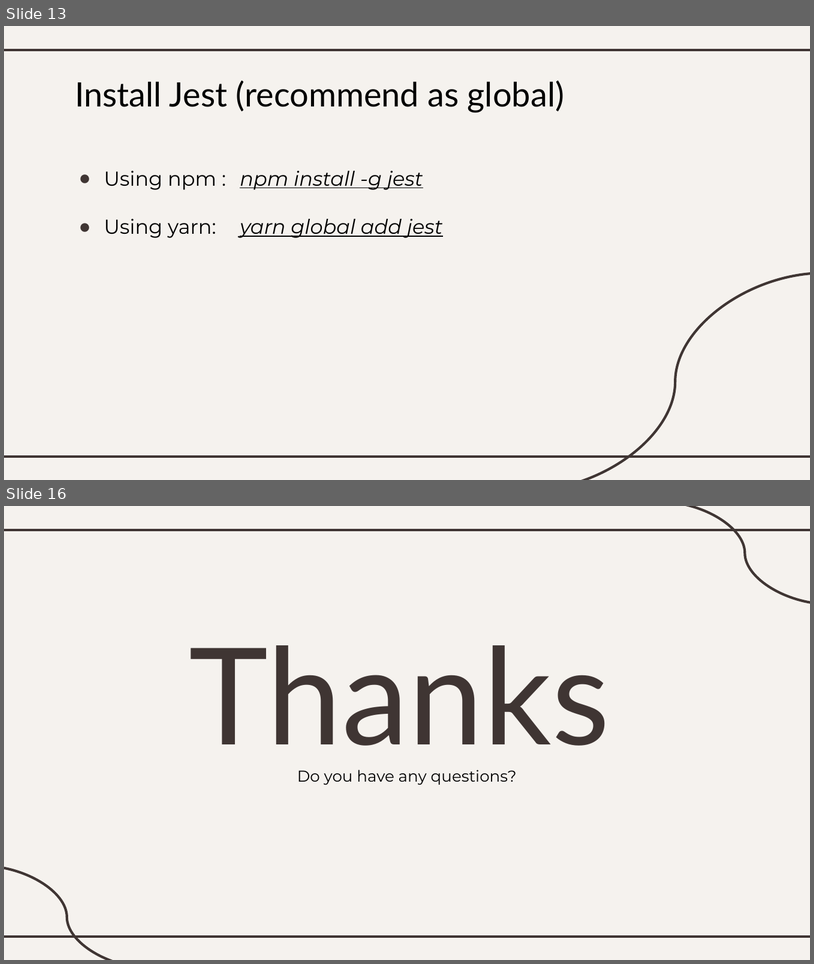
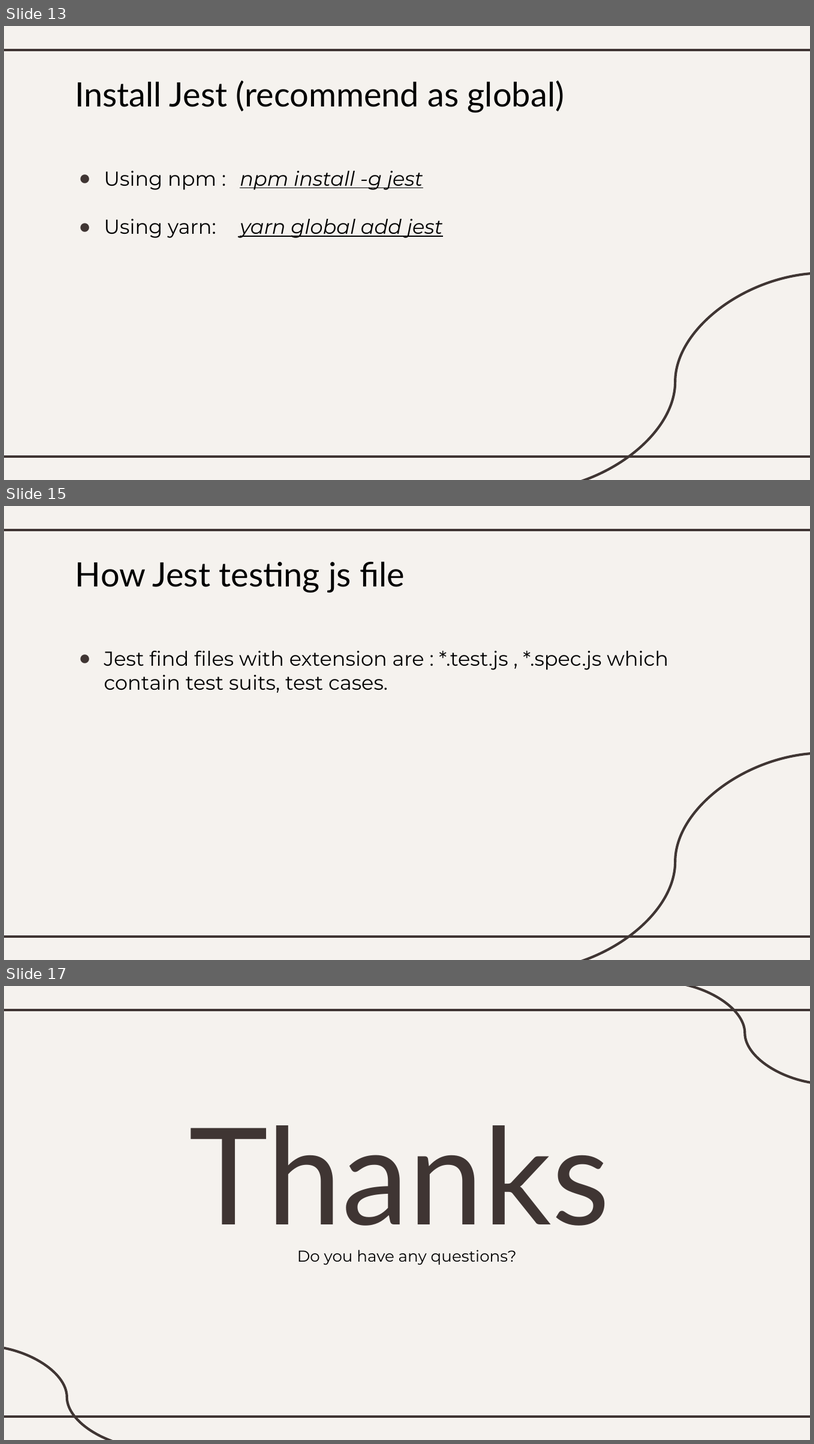
Before and after one commit to xWyvernPx/SWT, a slide deck: SWT.pptx. Shown one above the other, each under a label of ours: slides 13 and 16 before the commit, slides 13, 15 and 17 after it; the slides between them are not shown. The pictures are 814x964 and 814x1444 pixels, drawn with LibreOffice and Linux fonts; fonts in the diff are those of the drawing. Boxes give left, top, right and bottom in pixels: in the first picture for what was removed or moved away, otherwise in the second. Text is boxed around its words. In the diff, an @@ line names an element or a change of style, - is before the commit and + after.

```diff
--- a/SWT.pptx
+++ b/SWT.pptx
@@ slide 15 added at bbox=[4, 506, 810, 960], background #F5F2EE; not listed: 3 template elements that a slide beside it also shows @@
@@ title added at bbox=[75, 561, 405, 593], 30 pt, text #000000 @@
+How Jest testing js file
@@ subtitle added at bbox=[104, 651, 669, 693], 18 pt, text #000000 @@
+● Jest find files with extension are : *.test.js , *.spec.js which contain test suits, test cases.
@@ what was slide 16 is now slide 17 @@
```
Also in this commit, not shown: 9 slides changed, 10 other files.
